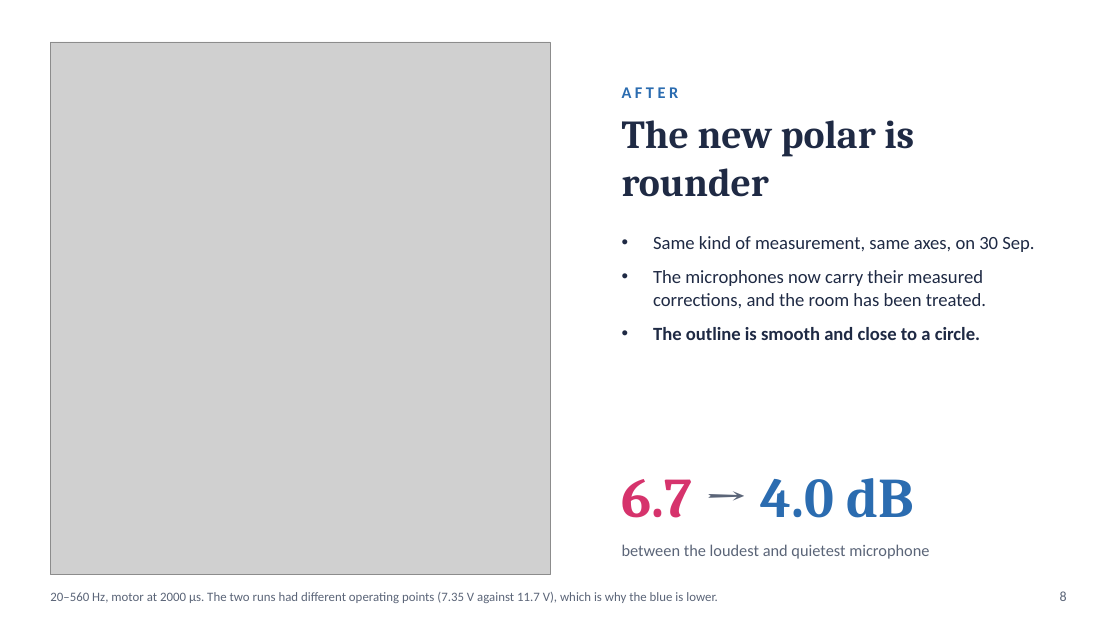
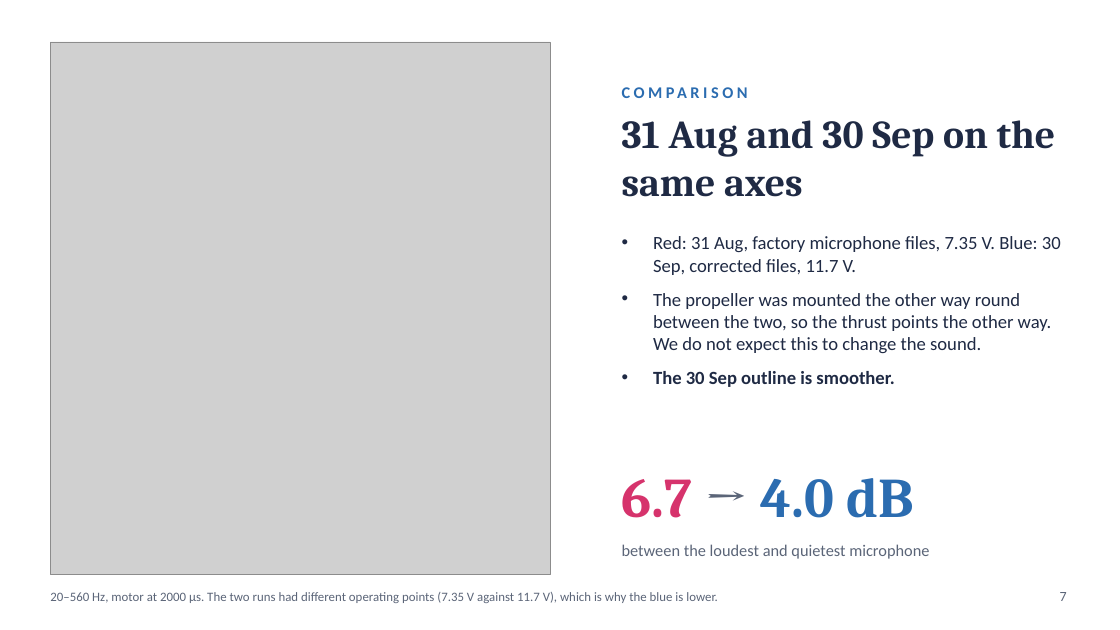
Before and after one commit to asdfgh0318/SoundVisualizer, a slide deck: slide 7 of docs/analysis/chamber-final-2026-10-01/slides/chamber-slides.pptx (slide 8 before the commit). Drawn at 1120x630 pixels with LibreOffice and Linux fonts; fonts in the diff are those of the drawing; grey boxes stand for pictures. Boxes give left, top, right and bottom in pixels: in the first picture for what was removed or moved away, otherwise in the second. Text is boxed around its words. In the diff, an @@ line names an element or a change of style, - is before the commit and + after.

```diff
--- a/docs/analysis/chamber-final-2026-10-01/slides/chamber-slides.pptx
+++ b/docs/analysis/chamber-final-2026-10-01/slides/chamber-slides.pptx
@@ text at box(622, 87, 679, 98): text changed @@
-AFTER
+COMPARISON
@@ text at box(622, 120, 1056, 197): text changed @@
-The new polar is rounder
+31 Aug and 30 Sep on the same axes
@@ text at box(653, 236, 1061, 387): text changed @@
-• Same kind of measurement, same axes, on 30 Sep.
-• The microphones now carry their measured corrections, and the room has been treated.
-• The outline is smooth and close to a circle.
+• Red: 31 Aug, factory microphone files, 7.35 V. Blue: 30 Sep, corrected files, 11.7 V.
+• The propeller was mounted the other way round between the two, so the thrust points the other way. We do not expect this to change the sound.
+• The 30 Sep outline is smoother.
@@ text at box(1060, 592, 1067, 601): text changed @@
-8
+7
```
Also in this commit, not shown: 5 other slides changed, 1 slide removed, 9 other files.
